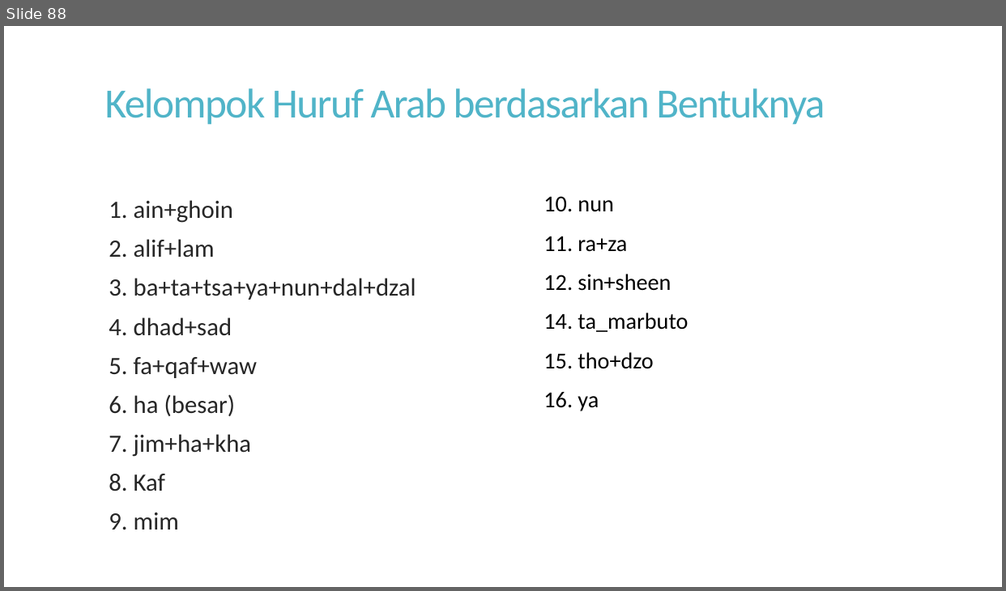
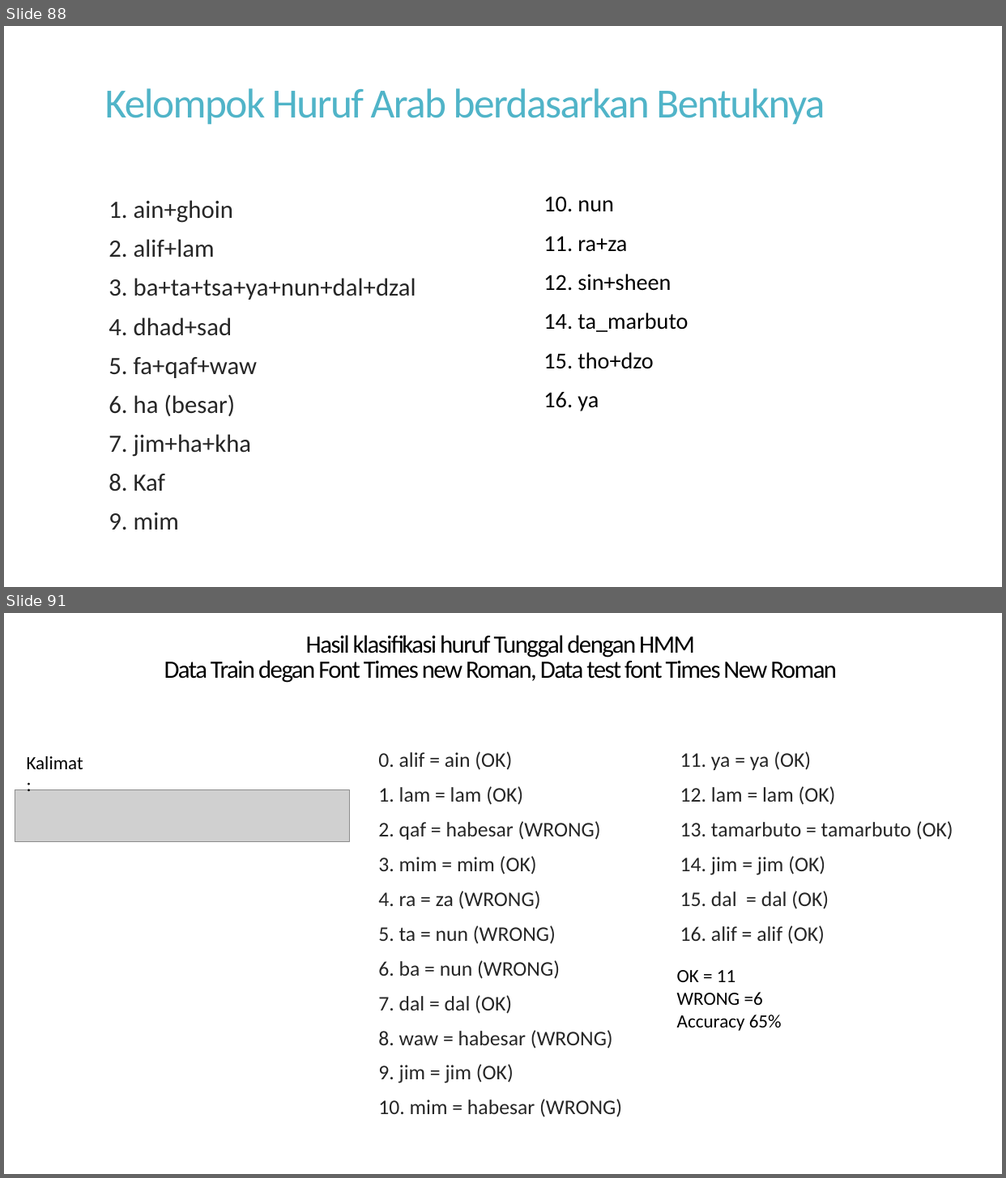
Before and after one commit to ainawind27/arabicocr-data, a slide deck: 1. presentasi/PEMBELAJARAN HURUF DAN KALIMAT ARAB BERBASIS PENGENALAN CITRA.pptx. Shown one above the other, each under a label of ours: slide 88 before the commit, slides 88 and 91 after it; the slides between them are not shown. The pictures are 1006x591 and 1006x1178 pixels, drawn with LibreOffice and Linux fonts; fonts in the diff are those of the drawing; grey boxes stand for pictures. Boxes give left, top, right and bottom in pixels: in the first picture for what was removed or moved away, otherwise in the second. Text is boxed around its words. In the diff, an @@ line names an element or a change of style, - is before the commit and + after.

```diff
--- a/1. presentasi/PEMBELAJARAN HURUF DAN KALIMAT ARAB BERBASIS PENGENALAN CITRA.pptx
+++ b/1. presentasi/PEMBELAJARAN HURUF DAN KALIMAT ARAB BERBASIS PENGENALAN CITRA.pptx
@@ slide 91 added at (4, 613, 1002, 1174), background #FFFFFF @@
@@ title added at (164, 635, 837, 683), 24 pt, text #000000 @@
+Hasil klasifikasi huruf Tunggal dengan HMM
+Data Train degan Font Times new Roman, Data test font Times New Roman
@@ text added at (27, 756, 83, 769), 18 pt, text #000000 @@
+Kalimat :
@@ text added at (378, 752, 622, 1118), 20 pt, text #262626 @@
+0. alif = ain (OK)
+1. lam = lam (OK)
+2. qaf = habesar (WRONG)
+3. mim = mim (OK)
+4. ra = za (WRONG)
+5. ta = nun (WRONG)
+6. ba = nun (WRONG)
+7. dal = dal (OK)
+8. waw = habesar (WRONG)
+9. jim = jim (OK)
+10. mim = habesar (WRONG)
@@ text added at (680, 752, 953, 944), 20 pt, text #262626 @@
+11. ya = ya (OK)
+12. lam = lam (OK)
+13. tamarbuto = tamarbuto (OK)
+14. jim = jim (OK)
+15. dal = dal (OK)
+16. alif = alif (OK)
@@ picture added at (15, 790, 350, 842) @@
@@ text added at (677, 970, 782, 1031), 18 pt, text #000000 @@
+OK = 11
+WRONG =6
+Accuracy 65%
```
Also in this commit, not shown: 2 other slides added, 12 other files.
